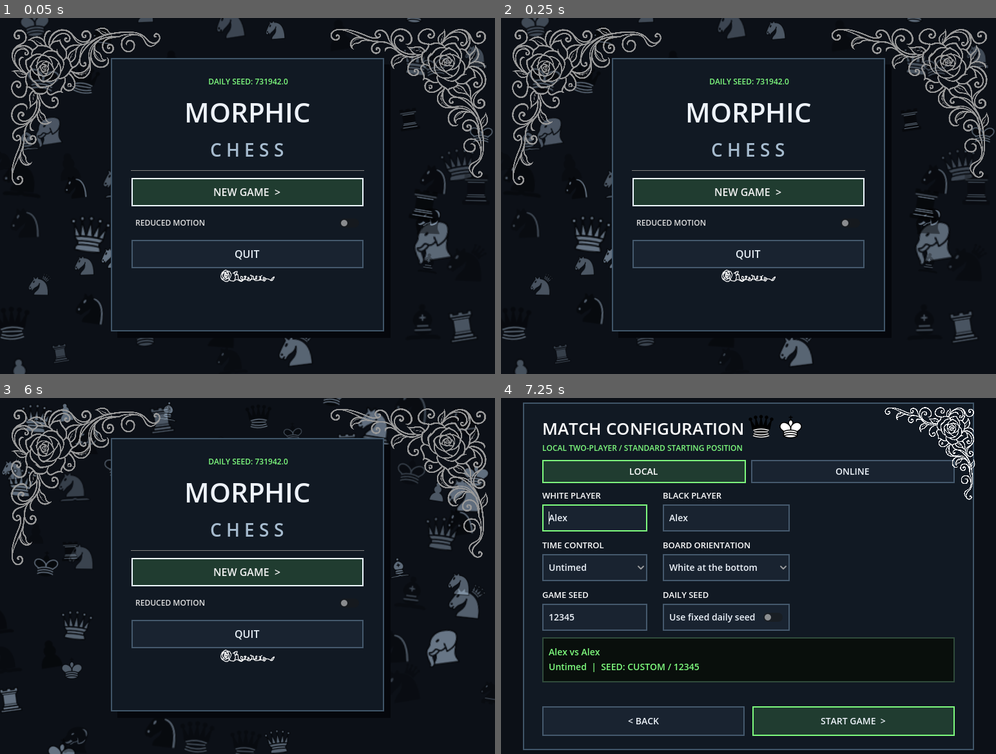
Above: before the commit, frames 1-4 (two rows, left to right).
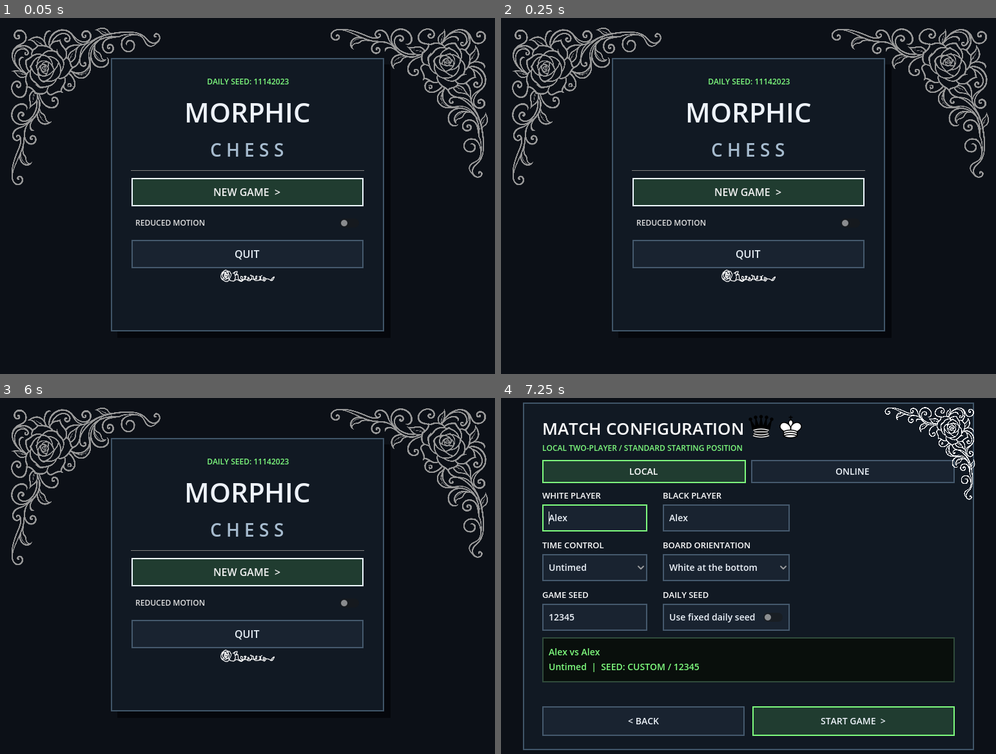
Above: after the commit, the same moments.

Repository: LaRosanera/morphic-chess
Game: Godot game, scene res://Scenes/Main/title_screen.tscn
Two runs of this game, one before a commit and one after it. Both use one fixed random seed, a clock stepped at 60 frames per second and the inputs below.
Inputs (mouse positions are in pixels of both pictures, inside the frame that each line leads up to):
- Up to frame 1 (0.05 s): no input
- Up to frame 2 (0.25 s): no input
- Up to frame 3 (6 s): click "NEW GAME >" at 0.5 s; click (94, 519) at 1.27 s; type "Alex" at 1.35 s; click (227, 519) at 1.5 s; type "Alex" at 1.58 s; click "START GAME >" at 2 s; click "Restart" at 2.75 s; click "Restart" at 3.5 s; click "Restart" at 4.25 s; click (262, 739) at 5 s; click "Main Menu" at 5.75 s
- Up to frame 4 (7.25 s): click "NEW GAME >" at 6.5 s

The runs differ from the first frame. In frame 1, 3.9% of the frame differs, in the area x 0-100%, y 0-100%; in frame 2, 3.9%; in frame 3, 4.1%; in frame 4, nothing differs.

Commit message:
Update 0.15
--Added daily update on game open

Diff:
--- a/scripts/main/title_screen.gd
+++ b/scripts/main/title_screen.gd
@@ -2,9 +2,13 @@
 extends Control
 
 const SETUP_SCENE := "res://scenes/main/game_setup.tscn"
-const white_piece_scene = "res://Scenes/Chess/classic_white_piece.tscn"
-const black_piece_scene = "res://Scenes/Chess/classic_black_piece.tscn"
-const daily_seed_path = "res://data/daily_seed.json"
+const WHITE_PIECE_SCENE := "res://Scenes/Chess/classic_white_piece.tscn"
+const BLACK_PIECE_SCENE := "res://Scenes/Chess/classic_black_piece.tscn"
+
+const COPIES_PER_PIECE := 3
+const COLUMNS := 9
+const EXPECTED_ANIMATIONS := 12
+
 @export var motion_speed: float = 0.65
 
 @onready var piece_layer: Node2D = $PieceLayer
@@ -14,11 +18,14 @@
 @onready var status_label: Label = $MenuCanvas/Panel/Margin/Content/StatusLabel
 @onready var panel: PanelContainer = $MenuCanvas/Panel
 @onready var seed_label: Label = $MenuCanvas/Panel/Margin/Content/SeedLabel
+
 var elapsed := 0.0
 var reduced_motion := false
 var transitioning := false
 
 var rng := RandomNumberGenerator.new()
+
+var daily_seed: int
 
 var pieces: Array[Node2D] = []
 var origins: Array[Vector2] = []
@@ -27,7 +34,22 @@
 
 
 func _ready() -> void:
-	rng.randomize()
+	# Generate today's seed using MMDDYYYY.
+	var date := Time.get_date_dict_from_system()
+
+	daily_seed = int("%02d%02d%04d" % [
+		date["month"],
+		date["day"],
+		date["year"]
+	])
+
+	# Use the date as the random number generator seed.
+	rng.seed = daily_seed
+
+	# Make the seed accessible to other scenes.
+	get_tree().set_meta("daily_seed", daily_seed)
+
+	seed_label.text = " DAILY SEED: %08d" % daily_seed
 
 	_apply_styles()
 
@@ -41,8 +63,7 @@
 	_create_pieces()
 
 	play_button.grab_focus()
-	var data = JSON.parse_string(FileAccess.get_file_as_string(daily_seed_path))
-	seed_label.text = " DAILY SEED: %s" % str(data)
+
 
 func _apply_styles() -> void:
 	panel.add_theme_stylebox_override(
@@ -91,74 +112,127 @@
 	style.content_margin_bottom = 8
 	return style
 
-# There are 12 pieces in an animated sprite for both classic black pieces and white ones. I need you to edit this file so it loads 12 x 3. just everything in the file and have them randomly positoned. it should be around 72 in total because you double for black pieces.
-func _create_pieces() -> void:
-	var copies_per_piece := 3
-
-	# Load both scenes once.
-	var packed_scenes: Array[PackedScene] = []
-	for path in [white_piece_scene, black_piece_scene]:
-		var packed := load(path) as PackedScene
-		if packed == null:
-			status_label.text = "ARTWORK ERROR / CHECK PIECE SCENE PATHS"
-			return
-		packed_scenes.append(packed)
-
-	# Build (scene index, animation name) specs from each scene's own animations.
-	var specs: Array[Dictionary] = []
-	for scene_index in range(packed_scenes.size()):
-		var probe := packed_scenes[scene_index].instantiate() as AnimatedSprite2D
-		var names: PackedStringArray = probe.sprite_frames.get_animation_names()
-		probe.free()
-
-		for anim_name in names:
-			for copy in range(copies_per_piece):
-				specs.append({"scene": scene_index, "anim": anim_name})
-
-	var total := specs.size()
-
-	# Shuffle grid cells so the layout is random but doesn't clump.
-	var columns := 9
-	var rows := int(ceil(float(total) / columns))
-	var cells: Array[int] = []
-	for i in range(total):
-		cells.append(i)
-
-	for i in range(total - 1, 0, -1):
-		var other := rng.randi_range(0, i)
-		var temp := cells[i]
-		cells[i] = cells[other]
-		cells[other] = temp
-
-	for i in range(total):
-		var spec := specs[i]
-		var sprite := packed_scenes[spec["scene"]].instantiate() as AnimatedSprite2D
-		sprite.animation = spec["anim"]
-		sprite.stop()
-		sprite.modulate = Color(0.8, 0.9, 1.0, rng.randf_range(0.22, 0.48))
-		piece_layer.add_child(sprite)
-
-		var cell := cells[i]
-		pieces.append(sprite)
-
-		origins.append(Vector2(
-			(float(cell % columns) + rng.randf_range(0.15, 0.85)) / float(columns),
-			(float(cell / columns) + rng.randf_range(0.15, 0.85)) / float(rows)
-		))
-
-		phases.append(rng.randf_range(0.0, TAU))
-		scales.append(rng.randf_range(0.85, 1.65))
-
-	_update_pieces()
-
+
+# Find an AnimatedSprite2D even if it is nested inside another node.
 func _find_animated_sprite(node: Node) -> AnimatedSprite2D:
 	if node is AnimatedSprite2D:
-		return node
+		return node as AnimatedSprite2D
+
 	for child in node.get_children():
 		var found := _find_animated_sprite(child)
 		if found != null:
 			return found
+
 	return null
+
+
+# Create 3 copies of every animation for both piece sets.
+func _create_pieces() -> void:
+	var packed_scenes: Array[PackedScene] = []
+
+	# Load both piece scenes.
+	for path in [WHITE_PIECE_SCENE, BLACK_PIECE_SCENE]:
+		var packed := load(path) as PackedScene
+
+		if packed == null:
+			status_label.text = "ARTWORK ERROR / CHECK PIECE SCENE PATHS"
+			return
+
+		packed_scenes.append(packed)
+
+	# Collect all animation names from both scenes.
+	var specs: Array[Dictionary] = []
+
+	for scene_index in range(packed_scenes.size()):
+		var probe := packed_scenes[scene_index].instantiate()
+		var animated_sprite := _find_animated_sprite(probe)
+
+		if animated_sprite == null:
+			probe.free()
+			return
+
+		var names := animated_sprite.sprite_frames.get_animation_names()
+
+		if names.size() != EXPECTED_ANIMATIONS:
+			probe.free()
+			return
+
+		for anim_name in names:
+			for copy in range(COPIES_PER_PIECE):
+				specs.append({
+					"scene": scene_index,
+					"anim": anim_name
+				})
+
+		probe.free()
+
+	var total := specs.size()
+	var rows := int(ceil(float(total) / float(COLUMNS)))
+
+	# Randomize grid cell assignments.
+	var cells: Array[int] = []
+
+	for i in range(total):
+		cells.append(i)
+
+	for i in range(total - 1, 0, -1):
+		var other := rng.randi_range(0, i)
+
+		var temp := cells[i]
+		cells[i] = cells[other]
+		cells[other] = temp
+
+	# Spawn all pieces.
+	for i in range(total):
+		var spec: Dictionary = specs[i]
+
+		var piece := packed_scenes[spec["scene"]].instantiate() as Node2D
+
+		if piece == null:
+			status_label.text = "ARTWORK ERROR / PIECE ROOT MUST BE NODE2D"
+			return
+
+		var sprite := _find_animated_sprite(piece)
+
+		if sprite == null:
+			piece.free()
+			status_label.text = "ARTWORK ERROR / SPRITE NOT FOUND"
+			return
+
+		sprite.animation = spec["anim"]
+		sprite.stop()
+
+		# Keep pieces subtle in the background.
+		piece.modulate = Color(
+			0.8,
+			0.9,
+			1.0,
+			rng.randf_range(0.22, 0.48)
+		)
+
+		piece_layer.add_child(piece)
+
+		pieces.append(piece)
+
+		# Assign a randomized grid position.
+		var cell := cells[i]
+		var row := floori(float(cell) / float(COLUMNS))
+
+		origins.append(Vector2(
+			(float(cell % COLUMNS) + rng.randf_range(0.15, 0.85))
+				/ float(COLUMNS),
+
+			(float(row) + rng.randf_range(0.15, 0.85))
+				/ float(rows)
+		))
+
+		phases.append(rng.randf_range(0.0, TAU))
+		scales.append(rng.randf_range(0.85, 1.65))
+
+	_update_pieces()
+
+	status_label.text = ""
+
 
 func _process(delta: float) -> void:
 	if not reduced_motion:
@@ -167,11 +241,13 @@
 	_update_pieces()
 
 
+# Update positions and floating animations.
 func _update_pieces() -> void:
 	var view_size := size
 
 	for i in range(pieces.size()):
 		var phase := phases[i]
+
 		var drift := Vector2.ZERO
 		var angle := 0.0
 
@@ -183,7 +259,11 @@
 
 			angle = sin(elapsed * 0.18 + phase) * 0.16
 
-		pieces[i].position = origins[i] * view_size + drift
+		# Convert Control coordinates into PieceLayer coordinates.
+		var control_position := origins[i] * view_size + drift
+		var global_position := get_global_transform() * control_position
+
+		pieces[i].position = piece_layer.to_local(global_position)
 		pieces[i].rotation = angle
 		pieces[i].scale = Vector2.ONE * scales[i]
 
@@ -210,4 +290,3 @@
 
 func _quit_game() -> void:
 	get_tree().quit()
-# ERROR: They are being spawned in, but not moving and being positioned.
